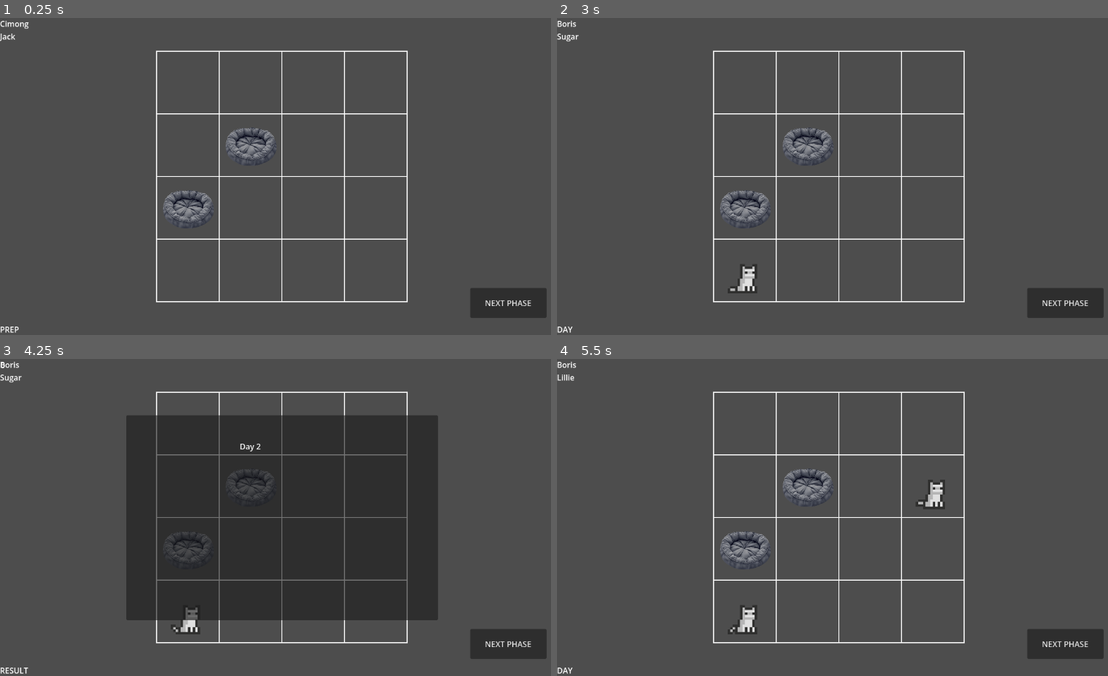
Above: before the commit, frames 1-4 (two rows, left to right).
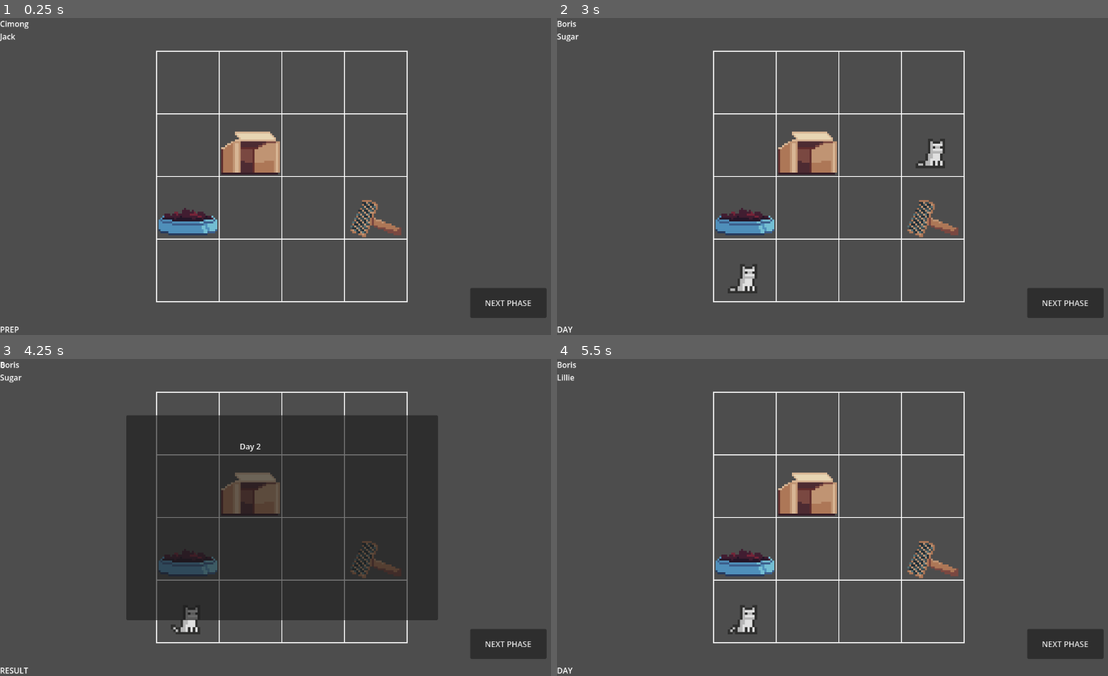
Above: after the commit, the same moments.

Repository: qurreee/cing-care
Game: Godot game, scene res://Scenes/Main.tscn
Same seed, same stepped clock (60 frames per second), same inputs: the game is played once before the commit and once after it.
Inputs (mouse positions are in pixels of both pictures, inside the frame that each line leads up to):
- Up to frame 1 (0.25 s): no input
- Up to frame 2 (3 s): click "NEXT PHASE" at 0.5 s; click "NEXT PHASE" at 1.25 s; click "NEXT PHASE" at 2 s; tap Enter at 2.75 s; move the mouse to (964, 160) at 2.77 s; click (964, 160) at 2.92 s
- Up to frame 3 (4.25 s): tap Space at 3.5 s; drag from (170, 533) to (247, 485) at 3.52 s
- Up to frame 4 (5.5 s): tap Enter at 4.25 s; move the mouse to (893, 447) at 4.27 s; click (893, 447) at 4.42 s; tap Space at 5 s; drag from (810, 580) to (667, 469) at 5.02 s

The runs differ from the first frame. In frame 1, 2.9% of the frame differs, in the area x 28-73%, y 34-70%; in frame 2, 3.2%; in frame 3, 1.8%; in frame 4, 3.2%.
Error after the commit: Invalid call. Nonexistent function 'interrupt' in base 'CharacterBody2D (Cat)'. (res://Scenes/cat_manager.gd:51)

Commit message:
Cat interupt system and facility 1 assets
added interupt when day ends and facilty level 1 assets, assets made in 32x32 px and scaled 4x

Diff:
--- a/Config/game_config.gd
+++ b/Config/game_config.gd
@@ -20,7 +20,7 @@
 	"water_1": false,
 	"toilet_1": false,
 	"play_1": false,
-	"maintenance_1": false,
+	"maintenance_1": true,
 }
 
 func get_todays_cat_count(day: int) -> int:
--- a/Entities/Cats/Cat.tscn
+++ b/Entities/Cats/Cat.tscn
@@ -40,6 +40,11 @@
 "loop": true,
 "name": &"idle",
 "speed": 5.0
+}, {
+"frames": [],
+"loop": true,
+"name": &"walk",
+"speed": 5.0
 }]
 
 [node name="Cat" type="CharacterBody2D" unique_id=1164465714]
@@ -52,5 +57,5 @@
 position = Vector2(0, -13)
 scale = Vector2(5, 5)
 sprite_frames = SubResource("SpriteFrames_2hdoq")
-animation = &"idle"
+animation = &"walk"
 autoplay = "idle"
--- a/Entities/Cats/cat.gd
+++ b/Entities/Cats/cat.gd
@@ -132,6 +132,14 @@
 			current_need = need
 			return
 
+func interupt() -> void:
+	is_moving = false
+	current_facility = null
+	target_cell = Vector2i(-1, -1)
+	target_pos = Vector2i.ZERO
+	move_reason = MoveReason.NONE
+	state = State.IDLE
+
 
 func apply_score(score: float) -> void:
 	mood = clampf(mood + score, 0, 100)
--- a/Entities/Facilities/Facility.tscn
+++ b/Entities/Facilities/Facility.tscn
@@ -1,7 +1,7 @@
 [gd_scene format=3 uid="uid://rnpm102tnrx3"]
 
-[ext_resource type="Texture2D" uid="uid://rgly7xd67slh" path="res://Assets/catbed.png" id="1_1iksg"]
 [ext_resource type="Script" uid="uid://1pj8rik5x7uq" path="res://Entities/Facilities/facility.gd" id="1_vnknr"]
+[ext_resource type="Texture2D" uid="uid://bpsxcrn3b767l" path="res://Assets/FacilityAssets/Food1.png" id="2_hkcoi"]
 
 [sub_resource type="RectangleShape2D" id="RectangleShape2D_rx6um"]
 size = Vector2(256, 256)
@@ -10,8 +10,8 @@
 script = ExtResource("1_vnknr")
 
 [node name="Sprite2D" type="Sprite2D" parent="." unique_id=648991259]
-scale = Vector2(0.35312498, 0.34684727)
-texture = ExtResource("1_1iksg")
+scale = Vector2(4, 4)
+texture = ExtResource("2_hkcoi")
 
 [node name="Area2D" type="Area2D" parent="." unique_id=774266148]
 scale = Vector2(0.43055555, 0.43055555)
--- a/Entities/Facilities/FacilityDatas/Food1.tres
+++ b/Entities/Facilities/FacilityDatas/Food1.tres
@@ -1,10 +1,12 @@
 [gd_resource type="Resource" script_class="FacilityData" format=3 uid="uid://dbj1iiv3vvbc1"]
 
 [ext_resource type="Script" uid="uid://ct72lyy22rdg" path="res://Entities/Facilities/facility_data.gd" id="1_ih3s1"]
+[ext_resource type="Texture2D" uid="uid://bpsxcrn3b767l" path="res://Assets/FacilityAssets/Food1.png" id="2_32u1o"]
 
 [resource]
 script = ExtResource("1_ih3s1")
 id = "food_1"
 facility_name = "Dry Food Bowl"
 type = 1
+sprite = ExtResource("2_32u1o")
 metadata/_custom_type_script = "uid://ct72lyy22rdg"
--- a/Entities/Facilities/FacilityDatas/Maintenance1.tres
+++ b/Entities/Facilities/FacilityDatas/Maintenance1.tres
@@ -1,10 +1,12 @@
 [gd_resource type="Resource" script_class="FacilityData" format=3 uid="uid://b3oj7hk0e3xno"]
 
 [ext_resource type="Script" uid="uid://ct72lyy22rdg" path="res://Entities/Facilities/facility_data.gd" id="1_epe1w"]
+[ext_resource type="Texture2D" uid="uid://cvissv03ke4jb" path="res://Assets/FacilityAssets/maintenance1.png" id="2_taiyw"]
 
 [resource]
 script = ExtResource("1_epe1w")
 id = "maintenance_1"
 facility_name = "Brush and Comb"
 type = 6
+sprite = ExtResource("2_taiyw")
 metadata/_custom_type_script = "uid://ct72lyy22rdg"
--- a/Entities/Facilities/FacilityDatas/Play1.tres
+++ b/Entities/Facilities/FacilityDatas/Play1.tres
@@ -1,10 +1,12 @@
 [gd_resource type="Resource" script_class="FacilityData" format=3 uid="uid://brgwcu3s28hbf"]
 
 [ext_resource type="Script" uid="uid://ct72lyy22rdg" path="res://Entities/Facilities/facility_data.gd" id="1_u6r07"]
+[ext_resource type="Texture2D" uid="uid://b6td1qcvxc0l" path="res://Assets/FacilityAssets/play1.png" id="2_5w052"]
 
 [resource]
 script = ExtResource("1_u6r07")
 id = "play_1"
 facility_name = "Feather Stick"
 type = 4
+sprite = ExtResource("2_5w052")
 metadata/_custom_type_script = "uid://ct72lyy22rdg"
--- a/Entities/Facilities/FacilityDatas/Sleep1.tres
+++ b/Entities/Facilities/FacilityDatas/Sleep1.tres
@@ -1,10 +1,12 @@
 [gd_resource type="Resource" script_class="FacilityData" format=3 uid="uid://d1m184q5y7tv1"]
 
 [ext_resource type="Script" uid="uid://ct72lyy22rdg" path="res://Entities/Facilities/facility_data.gd" id="1_luml4"]
+[ext_resource type="Texture2D" uid="uid://bigqir4xq3reu" path="res://Assets/FacilityAssets/sleep1.png" id="2_udg5h"]
 
 [resource]
 script = ExtResource("1_luml4")
 id = "sleep_1"
 facility_name = "Cardboard Box"
 type = 3
+sprite = ExtResource("2_udg5h")
 metadata/_custom_type_script = "uid://ct72lyy22rdg"
--- a/Entities/Facilities/FacilityDatas/Water1.tres
+++ b/Entities/Facilities/FacilityDatas/Water1.tres
@@ -1,10 +1,12 @@
 [gd_resource type="Resource" script_class="FacilityData" format=3 uid="uid://bgn5ejtawqsk5"]
 
 [ext_resource type="Script" uid="uid://ct72lyy22rdg" path="res://Entities/Facilities/facility_data.gd" id="1_h24pt"]
+[ext_resource type="Texture2D" uid="uid://ccdorwvqdvb5r" path="res://Assets/FacilityAssets/water1.png" id="2_d376u"]
 
 [resource]
 script = ExtResource("1_h24pt")
 id = "water_1"
 facility_name = "Water Bowl"
 type = 2
+sprite = ExtResource("2_d376u")
 metadata/_custom_type_script = "uid://ct72lyy22rdg"
--- a/Entities/Facilities/facility.gd
+++ b/Entities/Facilities/facility.gd
@@ -1,5 +1,7 @@
 extends Node2D
 class_name Facility
+
+@onready var sprite_2d: Sprite2D = $Sprite2D
 
 @export var data: FacilityData
 var cell: Vector2i
@@ -12,6 +14,8 @@
 func setup(facility_data: FacilityData, facility_cell: Vector2i) -> void:
 	data = facility_data
 	cell = facility_cell
+	if data.sprite:
+		sprite_2d.texture = data.sprite
 
 func _process(delta: float) -> void:
 	if is_held:
--- a/Entities/Facilities/facility_data.gd
+++ b/Entities/Facilities/facility_data.gd
@@ -16,6 +16,7 @@
 #export stat change type
 @export var type: Enums.Needs
 @export var facility_tier: Rarity
+@export var sprite: Texture2D
 
 ##TODO amplify mood gained with each tier.
 func get_facility_multiplier() -> float:
--- a/Scenes/cat_manager.gd
+++ b/Scenes/cat_manager.gd
@@ -37,6 +37,7 @@
 		spawn_cats()
 	elif phase == GameLoop.Phase.RESULT:
 		for cat in cats:
+			cat.interupt()
 			cat.set_process(false)
 		process_day_end()
 
@@ -47,6 +48,7 @@
 		if cat_data in existing_data:
 			var resident: Cat = cats.filter(func(c): return c.data == cat_data)[0]
 			resident.set_process(true)
+			resident.interrupt()
 			resident.start_idle(randf_range(0.0, 4.0))
 		else:
 			var new_cat: Cat = cat_scene.instantiate()
--- a/Scenes/grid_manager.gd
+++ b/Scenes/grid_manager.gd
@@ -7,7 +7,7 @@
 
 var GRID_SIZE: Vector2i
 var CELL_SIZE: int = 128
-var GRID_ORIGIN: Vector2 = Vector2(200,100)
+var GRID_ORIGIN: Vector2 = Vector2(100,100)
 @export var show_debug: bool = false
 
 func _ready() -> void:
Binary file added: Assets/FacilityAssets/Food1.png
Not shown, added: Assets/FacilityAssets/Food1.png.import
Binary file added: Assets/FacilityAssets/maintenance1.png
Not shown, added: Assets/FacilityAssets/maintenance1.png.import
Binary file added: Assets/FacilityAssets/play1.png
Not shown, added: Assets/FacilityAssets/play1.png.import
Binary file added: Assets/FacilityAssets/sleep1.png
Not shown, added: Assets/FacilityAssets/sleep1.png.import
Binary file added: Assets/FacilityAssets/water1.png
Not shown, added: Assets/FacilityAssets/water1.png.import
